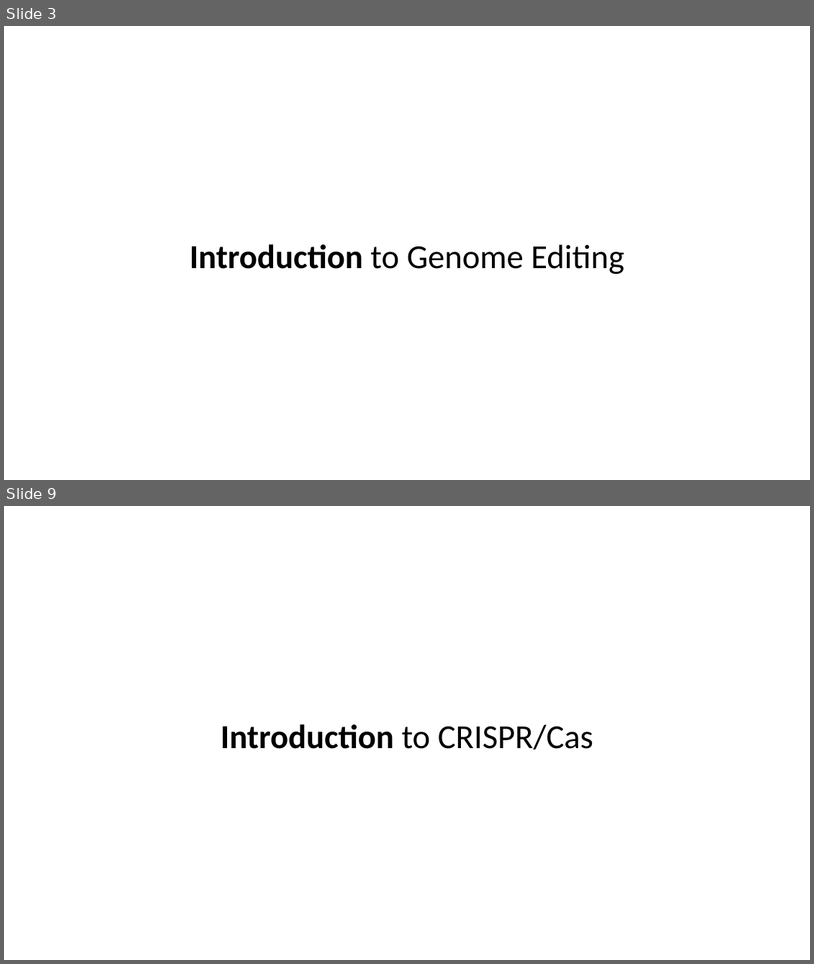
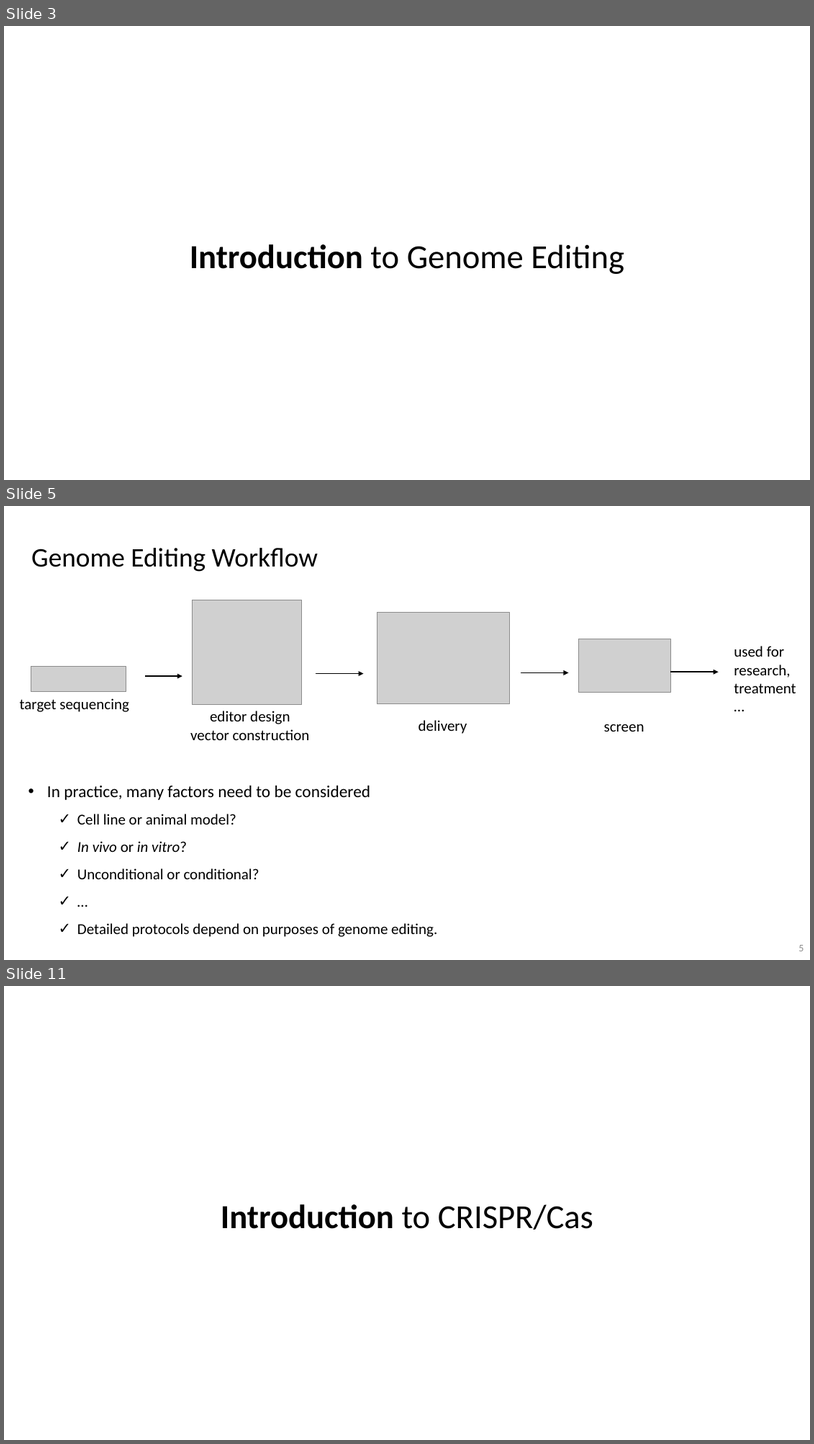
Before and after one commit to vwOvOwv/PKU-Undergraduate-Course, a slide deck: 遗传学(Genetics)/讨论课/Topic-3_遗传学技术/CRISPR-Cas.pptx. Shown one above the other, each under a label of ours: slides 3 and 9 before the commit, slides 3, 5 and 11 after it; the slides between them are not shown. The pictures are 814x964 and 814x1444 pixels, drawn with LibreOffice and Linux fonts; fonts in the diff are those of the drawing; grey boxes stand for pictures. Boxes give left, top, right and bottom in pixels: in the first picture for what was removed or moved away, otherwise in the second. Text is boxed around its words. In the diff, an @@ line names an element or a change of style, - is before the commit and + after.

```diff
--- a/遗传学(Genetics)/讨论课/Topic-3_遗传学技术/CRISPR-Cas.pptx
+++ b/遗传学(Genetics)/讨论课/Topic-3_遗传学技术/CRISPR-Cas.pptx
@@ slide 5 added at <box>4,506,810,960</box>, background #FFFFFF @@
@@ text added at <box>31,548,318,572</box>, 32 pt, text #000000 @@
+Genome Editing Workflow
@@ picture added at <box>192,600,301,705</box> @@
@@ picture added at <box>377,613,509,704</box> @@
@@ picture added at <box>579,639,671,692</box> @@
@@ text added at <box>734,646,796,693</box>, 18 pt, text #000000 @@
+used for research, treatment…
@@ picture added at <box>31,666,126,691</box> @@
@@ arrow added from (146, 676) to (183, 676), #000000 1.5 pt @@
@@ arrow added from (316, 674) to (364, 674), #000000 1.5 pt @@
@@ arrow added from (521, 673) to (569, 673), #000000 1.5 pt @@
@@ arrow added from (671, 672) to (719, 672), #000000 1.5 pt @@
@@ text added at <box>20,698,129,712</box>, 18 pt, text #000000 @@
+target sequencing
@@ text added at <box>190,710,310,740</box>, 18 pt, text #000000 @@
+editor design
+vector construction
@@ text added at <box>419,720,468,734</box>, 18 pt, text #000000 @@
+delivery
@@ text added at <box>604,723,645,731</box>, 18 pt, text #000000 @@
+screen
@@ text added at <box>47,785,437,937</box>, 18 pt, text #000000 @@
+• In practice, many factors need to be considered
+  ✓ Cell line or animal model?
+  ✓ In vivo or in vitro?
+  ✓ Unconditional or conditional?
+  ✓ …
+  ✓ Detailed protocols depend on purposes of genome editing.
@@ page number added at <box>799,944,804,951</box>, 12 pt, text #8C8C8C @@
+5
@@ what was slide 9 is now slide 11 @@
```
Also in this commit, not shown: 9 slides changed, 4 other slides added, 2 slides removed.
